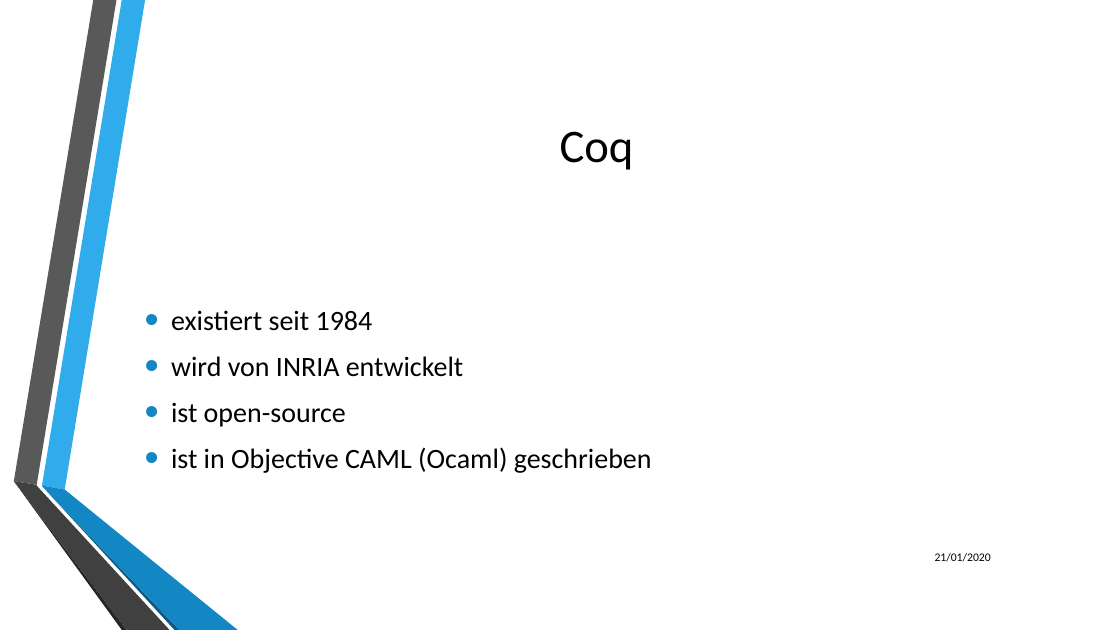
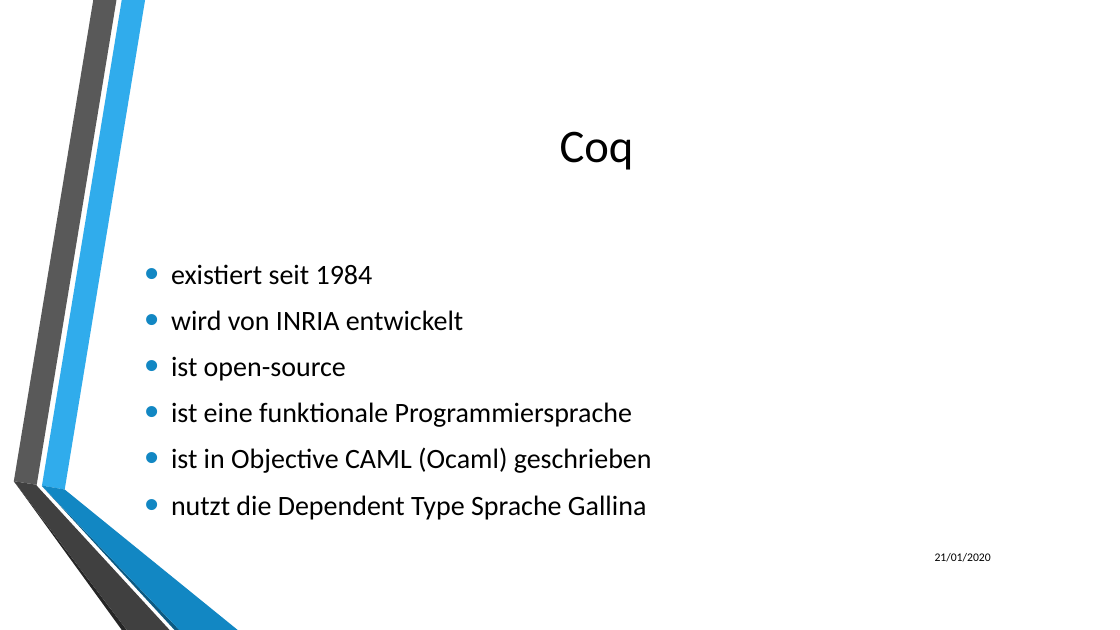
Before and after one commit to LukasKiederle/seminar-coq, a slide deck: slide 10 of final-presentation.pptx. Drawn at 1120x630 pixels with LibreOffice and Linux fonts; fonts in the diff are those of the drawing; background and template pictures are left out. Boxes give left, top, right and bottom in pixels: in the first picture for what was removed or moved away, otherwise in the second. Text is boxed around its words. In the diff, an @@ line names an element or a change of style, - is before the commit and + after.

Commit message:
first finished type for presentation

```diff
--- a/final-presentation.pptx
+++ b/final-presentation.pptx
@@ text at bbox=[171, 402, 632, 427]: paragraph added @@
+• ist eine funktionale Programmiersprache
@@ text at bbox=[171, 495, 646, 520]: paragraph added @@
+• nutzt die Dependent Type Sprache Gallina
```
Also in this commit, not shown: 5 other slides changed, 11 slides added.
